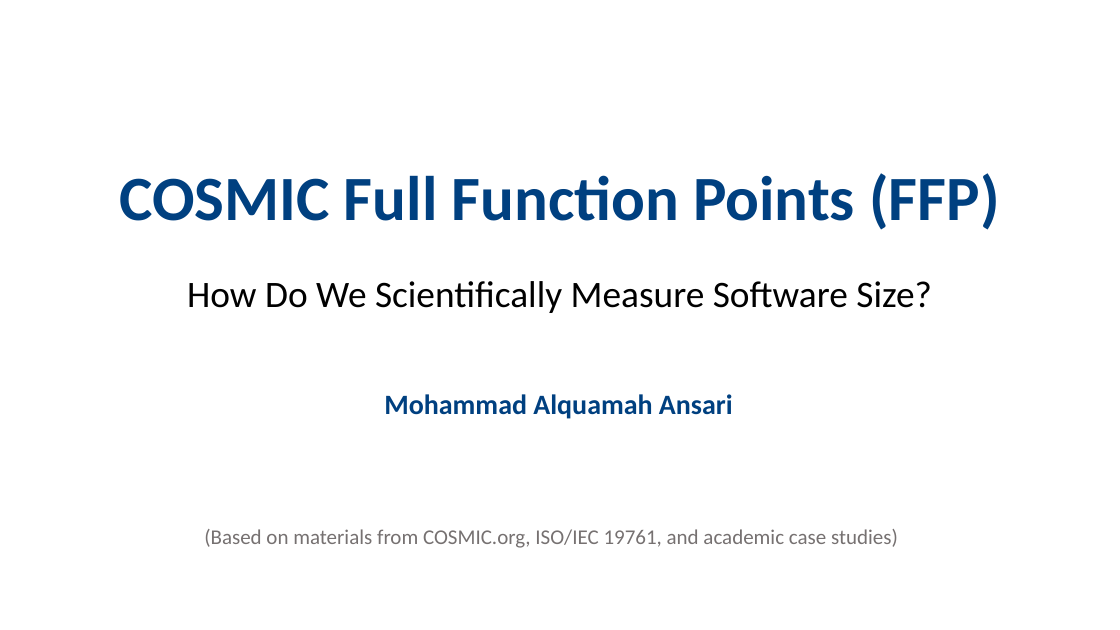
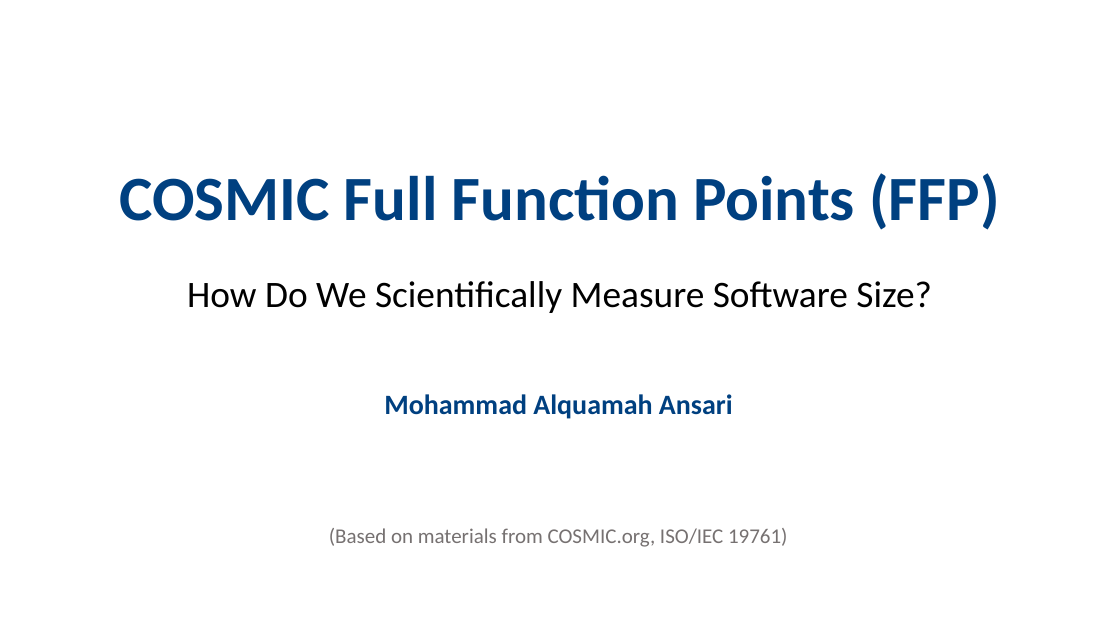
Before and after one commit to AlqamahAnsari/Presentation, a slide deck: slide 1 of COSMIC Full Function Points (FFP).pptx. Drawn at 1120x630 pixels with LibreOffice and Linux fonts; fonts in the diff are those of the drawing. Boxes give left, top, right and bottom in pixels: in the first picture for what was removed or moved away, otherwise in the second. Text is boxed around its words. In the diff, an @@ line names an element or a change of style, - is before the commit and + after.

```diff
--- a/COSMIC Full Function Points (FFP).pptx
+++ b/COSMIC Full Function Points (FFP).pptx
@@ text at (329,528,787,547): text changed @@
-(Based on materials from COSMIC.org, ISO/IEC 19761, and academic case studies)
+(Based on materials from COSMIC.org, ISO/IEC 19761)
```
